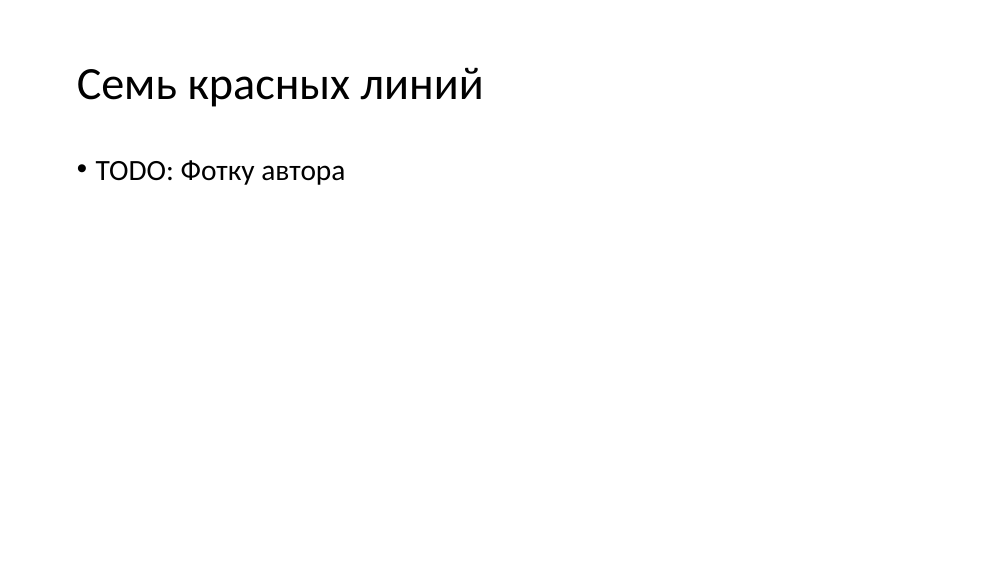
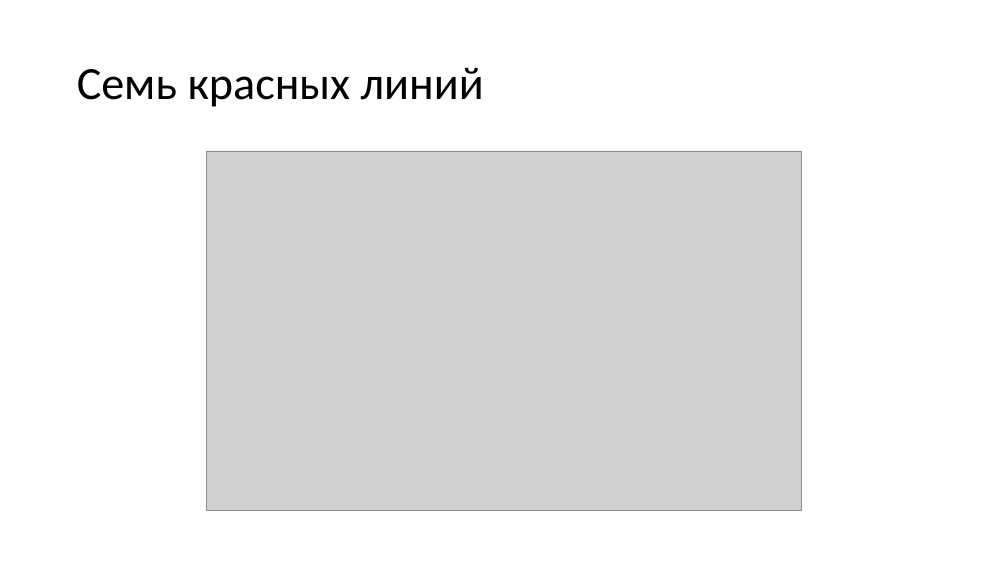
Before and after one commit to kugushev/presentations, a slide deck: slide 7 of Presentation.pptx (slide 8 before the commit). Drawn at 1008x567 pixels with LibreOffice and Linux fonts; fonts in the diff are those of the drawing; grey boxes stand for pictures. Boxes give left, top, right and bottom in pixels: in the first picture for what was removed or moved away, otherwise in the second. Text is boxed around its words. In the diff, an @@ line names an element or a change of style, - is before the commit and + after.

```diff
--- a/Presentation.pptx
+++ b/Presentation.pptx
@@ text removed at box(96, 160, 345, 185) @@
-• TODO: Фотку автора
@@ picture added at box(206, 151, 802, 511) @@
```
Also in this commit, not shown: 2 other slides changed, 6 slides added, 5 slides removed, 14 other files.
